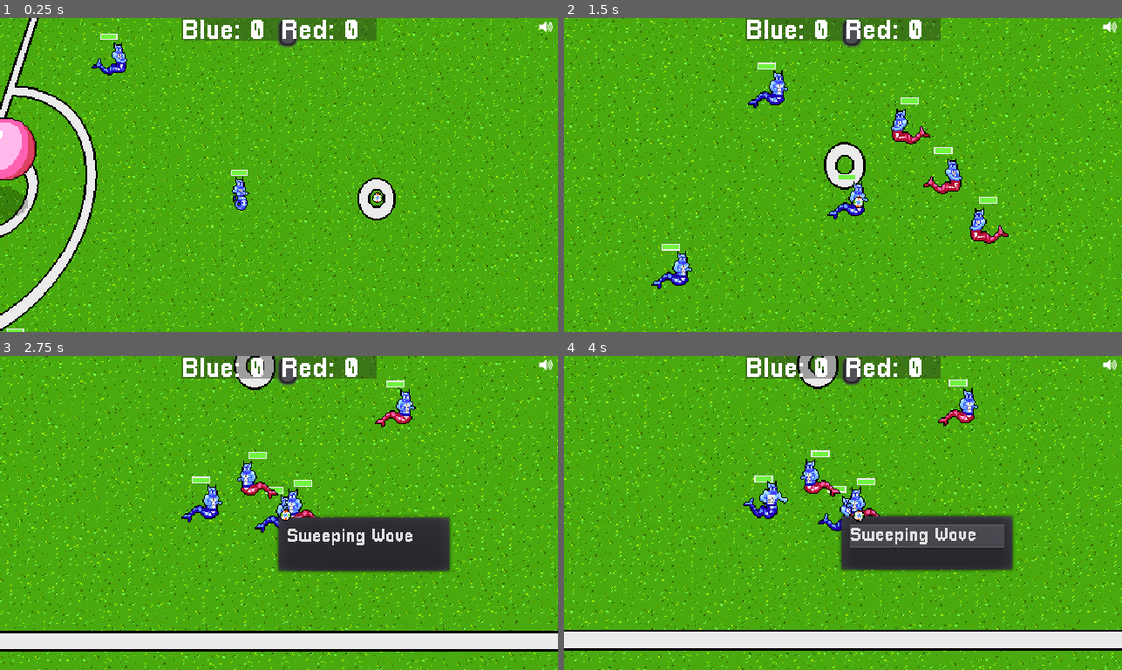
Above: before the commit, frames 1-4 (two rows, left to right).
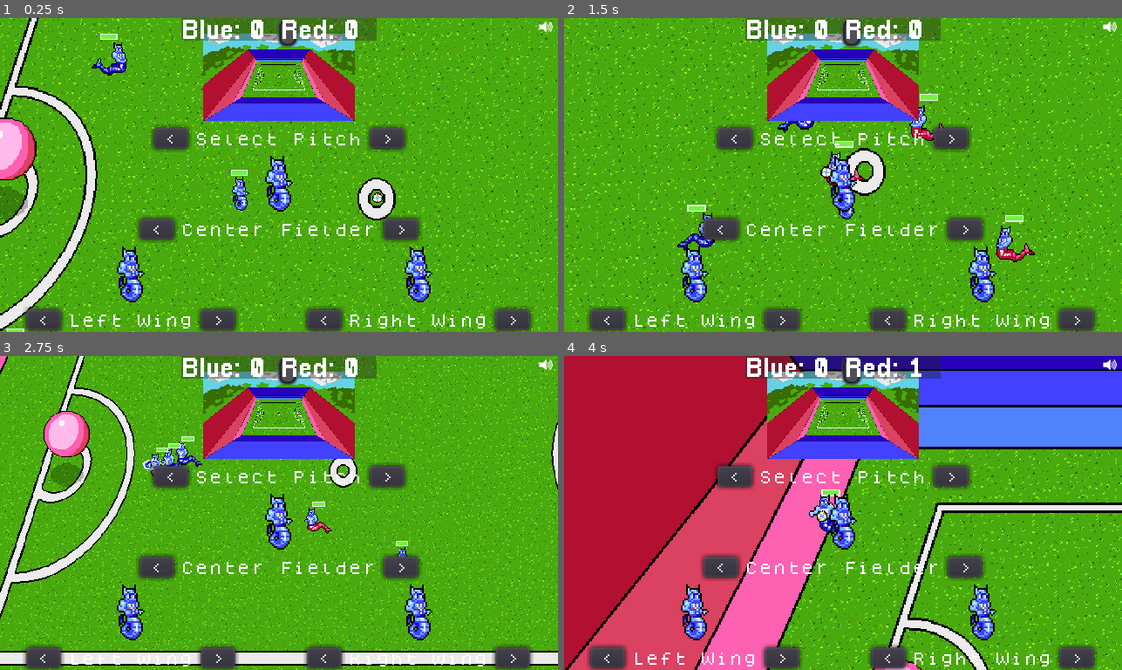
Above: after the commit, the same moments.

Repository: gamkedo-la/Elementaball
Game: Godot game, scene res://Node2D.tscn
Two runs of this game, one before a commit and one after it. Both use one fixed random seed, a clock stepped at 60 frames per second and the inputs below.
Inputs:
- Up to frame 1 (0.25 s): no input
- Up to frame 2 (1.5 s): hold Right (ui_right) 0.53-1.28 s; hold Down (ui_down) from 1.28 s (still down)
- Up to frame 3 (2.75 s): release Down (ui_down) at 2.03 s; hold Right (ui_right) from 2.03 s (still down)
- Up to frame 4 (4 s): release Right (ui_right) at 2.78 s; hold Up (ui_up) 2.78-3.53 s; hold Left (ui_left) from 3.53 s (still down)

The runs differ from the first frame. In frame 1, 13% of the frame differs, in the area x 4-96%, y 5-100%; in frame 2, 26%; in frame 3, 41%; in frame 4, 77%, in the area x 0-100%, y 0-100%.

Commit message:
More player select WIP

Diff:
--- a/Node2D.tscn
+++ b/Node2D.tscn
@@ -16,8 +16,235 @@
 [ext_resource path="res://ScoreBoard.gd" type="Script" id=14]
 [ext_resource path="res://Art/Sprites/Equipment/water_ball.png" type="Texture" id=15]
 [ext_resource path="res://BallEffects.gd" type="Script" id=16]
+[ext_resource path="res://UI/Player Select Menu/PlayerSelectMenu.tscn" type="PackedScene" id=17]
+[ext_resource path="res://Players/red_player_stats.tres" type="Resource" id=18]
 
 [sub_resource type="AnimationNodeStateMachinePlayback" id=1]
+
+[sub_resource type="Animation" id=19]
+resource_name = "Red Idle"
+loop = true
+tracks/0/type = "value"
+tracks/0/path = NodePath("ThingsToFlip/AnimatedSprite:animation")
+tracks/0/interp = 1
+tracks/0/loop_wrap = true
+tracks/0/imported = false
+tracks/0/enabled = true
+tracks/0/keys = {
+"times": PoolRealArray( 0 ),
+"transitions": PoolRealArray( 1 ),
+"update": 1,
+"values": [ "red idle" ]
+}
+tracks/1/type = "value"
+tracks/1/path = NodePath("ThingsToFlip/AnimatedSprite:frame")
+tracks/1/interp = 1
+tracks/1/loop_wrap = true
+tracks/1/imported = false
+tracks/1/enabled = true
+tracks/1/keys = {
+"times": PoolRealArray( 0 ),
+"transitions": PoolRealArray( 1 ),
+"update": 1,
+"values": [ 1 ]
+}
+
+[sub_resource type="Animation" id=20]
+resource_name = "Red Run"
+length = 0.4
+loop = true
+tracks/0/type = "value"
+tracks/0/path = NodePath("EnemyCollider:position")
+tracks/0/interp = 1
+tracks/0/loop_wrap = true
+tracks/0/imported = false
+tracks/0/enabled = true
+tracks/0/keys = {
+"times": PoolRealArray( 0, 0.1, 0.3, 0.4, 0.5, 0.6 ),
+"transitions": PoolRealArray( 1, 1, 1, 1, 1, 1 ),
+"update": 1,
+"values": [ Vector2( 6.27285, -1.25738 ), Vector2( 9.87112, -1.07499 ), Vector2( 10.118, -0.449659 ), Vector2( 9.8861, -0.596247 ), Vector2( 0.126343, 0.33773 ), Vector2( -0.161148, 0.0360641 ) ]
+}
+tracks/1/type = "value"
+tracks/1/path = NodePath("EnemyCollider:rotation_degrees")
+tracks/1/interp = 1
+tracks/1/loop_wrap = true
+tracks/1/imported = false
+tracks/1/enabled = true
+tracks/1/keys = {
+"times": PoolRealArray( 0, 0.1, 0.3, 0.4, 0.5 ),
+"transitions": PoolRealArray( 1, 1, 1, 1, 1 ),
+"update": 1,
+"values": [ 1.62307, 1.13498, 1.43747, 0.663645, 1.20974 ]
+}
+tracks/2/type = "value"
+tracks/2/path = NodePath("ThingsToFlip/AnimatedSprite:frame")
+tracks/2/interp = 1
+tracks/2/loop_wrap = true
+tracks/2/imported = false
+tracks/2/enabled = true
+tracks/2/keys = {
+"times": PoolRealArray( 0, 0.1, 0.2, 0.3 ),
+"transitions": PoolRealArray( 1, 1, 1, 1 ),
+"update": 1,
+"values": [ 0, 1, 2, 1 ]
+}
+tracks/3/type = "value"
+tracks/3/path = NodePath("ThingsToFlip/AnimatedSprite:animation")
+tracks/3/interp = 1
+tracks/3/loop_wrap = true
+tracks/3/imported = false
+tracks/3/enabled = true
+tracks/3/keys = {
+"times": PoolRealArray( 0 ),
+"transitions": PoolRealArray( 1 ),
+"update": 1,
+"values": [ "blue run" ]
+}
+tracks/4/type = "value"
+tracks/4/path = NodePath("ThingsToFlip/Position2D:position")
+tracks/4/interp = 1
+tracks/4/loop_wrap = true
+tracks/4/imported = false
+tracks/4/enabled = true
+tracks/4/keys = {
+"times": PoolRealArray( 0, 0.1, 0.2, 0.3 ),
+"transitions": PoolRealArray( 1, 1, 1, 1 ),
+"update": 1,
+"values": [ Vector2( 1.41581, -0.707909 ), Vector2( 8.9668, 1.41581 ), Vector2( 17.9336, 2.83163 ), Vector2( 8.49488, 0.23597 ) ]
+}
+
+[sub_resource type="Animation" id=21]
+resource_name = "Red Tackle"
+length = 0.6
+tracks/0/type = "value"
+tracks/0/path = NodePath(".:speed")
+tracks/0/interp = 1
+tracks/0/loop_wrap = true
+tracks/0/imported = false
+tracks/0/enabled = true
+tracks/0/keys = {
+"times": PoolRealArray( 0, 0.1, 0.6 ),
+"transitions": PoolRealArray( 1, 1, 1 ),
+"update": 1,
+"values": [ 150, 300, 150 ]
+}
+tracks/1/type = "method"
+tracks/1/path = NodePath(".")
+tracks/1/interp = 1
+tracks/1/loop_wrap = true
+tracks/1/imported = false
+tracks/1/enabled = true
+tracks/1/keys = {
+"times": PoolRealArray( 0, 0.1, 0.2, 0.3, 0.4, 0.5, 0.6 ),
+"transitions": PoolRealArray( 1, 1, 1, 1, 1, 1, 1 ),
+"values": [ {
+"args": [  ],
+"method": "check_steal"
+}, {
+"args": [  ],
+"method": "check_steal"
+}, {
+"args": [  ],
+"method": "check_steal"
+}, {
+"args": [  ],
+"method": "check_steal"
+}, {
+"args": [  ],
+"method": "check_steal"
+}, {
+"args": [  ],
+"method": "check_steal"
+}, {
+"args": [  ],
+"method": "tackle_ended"
+} ]
+}
+tracks/2/type = "value"
+tracks/2/path = NodePath("EnemyCollider:rotation_degrees")
+tracks/2/interp = 1
+tracks/2/loop_wrap = true
+tracks/2/imported = false
+tracks/2/enabled = true
+tracks/2/keys = {
+"times": PoolRealArray( 0, 0.1, 0.2, 0.3, 0.4, 0.5 ),
+"transitions": PoolRealArray( 1, 1, 1, 1, 1, 1 ),
+"update": 1,
+"values": [ 1.62307, -91.6483, 85.2222, 2.31795, 0.663645, 1.20974 ]
+}
+tracks/3/type = "value"
+tracks/3/path = NodePath("InterceptArea:position")
+tracks/3/interp = 1
+tracks/3/loop_wrap = true
+tracks/3/imported = false
+tracks/3/enabled = true
+tracks/3/keys = {
+"times": PoolRealArray( 0, 0.1, 0.2, 0.3, 0.4, 0.5, 0.6 ),
+"transitions": PoolRealArray( 1, 1, 1, 1, 1, 1, 1 ),
+"update": 0,
+"values": [ Vector2( 0, 0 ), Vector2( 0.891907, -0.817585 ), Vector2( -0.816132, 0.106384 ), Vector2( -0.155266, -0.0484543 ), Vector2( -0.540016, 0.162682 ), Vector2( 0.126373, -0.256859 ), Vector2( -0.161133, 0.0360718 ) ]
+}
+tracks/4/type = "value"
+tracks/4/path = NodePath("InterceptArea:rotation_degrees")
+tracks/4/interp = 1
+tracks/4/loop_wrap = true
+tracks/4/imported = false
+tracks/4/enabled = true
+tracks/4/keys = {
+"times": PoolRealArray( 0 ),
+"transitions": PoolRealArray( 1 ),
+"update": 0,
+"values": [ 0.0 ]
+}
+tracks/5/type = "value"
+tracks/5/path = NodePath(".:position")
+tracks/5/interp = 1
+tracks/5/loop_wrap = true
+tracks/5/imported = false
+tracks/5/enabled = true
+tracks/5/keys = {
+"times": PoolRealArray(  ),
+"transitions": PoolRealArray(  ),
+"update": 0,
+"values": [  ]
+}
+tracks/6/type = "value"
+tracks/6/path = NodePath("ThingsToFlip/AnimatedSprite:frame")
+tracks/6/interp = 1
+tracks/6/loop_wrap = true
+tracks/6/imported = false
+tracks/6/enabled = true
+tracks/6/keys = {
+"times": PoolRealArray( 0, 0.1, 0.2, 0.3, 0.4, 0.5 ),
+"transitions": PoolRealArray( 1, 1, 1, 1, 1, 1 ),
+"update": 0,
+"values": [ 0, 1, 2, 3, 4, 5 ]
+}
+tracks/7/type = "value"
+tracks/7/path = NodePath("ThingsToFlip/AnimatedSprite:animation")
+tracks/7/interp = 1
+tracks/7/loop_wrap = true
+tracks/7/imported = false
+tracks/7/enabled = true
+tracks/7/keys = {
+"times": PoolRealArray( 0 ),
+"transitions": PoolRealArray( 1 ),
+"update": 1,
+"values": [ "blue tackle" ]
+}
+tracks/8/type = "value"
+tracks/8/path = NodePath("EnemyCollider:position")
+tracks/8/interp = 1
+tracks/8/loop_wrap = true
+tracks/8/imported = false
+tracks/8/enabled = true
+tracks/8/keys = {
+"times": PoolRealArray( 0, 0.1, 0.3, 0.4 ),
+"transitions": PoolRealArray( 1, 1, 1, 1 ),
+"update": 0,
+"values": [ Vector2( 0.628354, 1.69188 ), Vector2( 0.313375, 9.88136 ), Vector2( 2.51823, 0.746936 ), Vector2( -0.316592, 0.116977 ) ]
+}
 
 [sub_resource type="AnimationNodeStateMachinePlayback" id=2]
 
@@ -107,10 +334,25 @@
 controlling = true
 inPossession = true
 fieldPosition = "PlayerCenter"
-starting_stats = ExtResource( 10 )
+starting_stats = ExtResource( 18 )
 
 [node name="AnimationTree" parent="Player" index="1"]
 parameters/playback = SubResource( 1 )
+
+[node name="AnimationPlayer" parent="Player" index="2"]
+"anims/Red Idle" = SubResource( 19 )
+"anims/Red Run" = SubResource( 20 )
+"anims/Red Tackle" = SubResource( 21 )
+
+[node name="EnemyCollider" parent="Player" index="3"]
+rotation = 0.0211139
+
+[node name="AnimatedSprite" parent="Player/ThingsToFlip" index="1"]
+animation = "red idle"
+frame = 1
+
+[node name="InterceptArea" parent="Player" index="5"]
+position = Vector2( -0.161133, 0.0360718 )
 
 [node name="Player2" parent="." groups=[
 "all_players",
@@ -156,7 +398,6 @@
 z_index = 3
 frames = SubResource( 8 )
 animation = "water ball"
-frame = 2
 playing = true
 script = ExtResource( 16 )
 
@@ -344,6 +585,8 @@
 
 [node name="CollisionPolygon2D" type="CollisionPolygon2D" parent="Boundary Line"]
 polygon = PoolVector2Array( -155.747, -130.053, 471.564, -130.719, 607.871, 298.694, -292.827, 299.585 )
+
+[node name="PlayerSelectMenu" parent="." instance=ExtResource( 17 )]
 
 [node name="GUICanvasLayer" type="CanvasLayer" parent="."]
 layer = 10
--- a/Players/AIPlayer.gd
+++ b/Players/AIPlayer.gd
@@ -61,6 +61,7 @@
 onready var ball = get_node("../Ball")
 
 func _ready():
+	aniMachine = $AnimationTree["parameters/playback"]
 	initialize_stats(starting_stats)
 	defenseZone = get_node("../" + fieldPosition)
 	SceneController.connect("inPossession", self, "set_possession")
@@ -68,8 +69,6 @@
 	SceneController.connect("tackling", self, "toggle_tackling")
 	SceneController.connect("blocking", self, "toggle_blocking")
 	SceneController.connect("outOfBounds", self, "out_of_bounds")
-	aniMachine = $AnimationTree["parameters/playback"]
-
 
 func initialize_stats(stats : StartingStats):
 	characterName = stats.characterName
@@ -100,6 +99,7 @@
 	runningAnim = characterName + " Run"
 	tackleAnim = characterName + " Tackle"
 	kickAnim = characterName + " Kick"
+	print(idleAnim)
 
 	get_node("Health Bar").update_healthbar(maxHP)
 
--- a/Players/Player.tscn
+++ b/Players/Player.tscn
@@ -13,6 +13,7 @@
 [ext_resource path="res://Art/Sprites/blue_run/blue_run3.png" type="Texture" id=11]
 [ext_resource path="res://Art/Sprites/blue_run/blue_run2.png" type="Texture" id=12]
 [ext_resource path="res://Players/BallInterceptArea.tscn" type="PackedScene" id=13]
+[ext_resource path="res://Art/Sprites/dragito_enemy_idle.png" type="Texture" id=14]
 
 [sub_resource type="AnimationNodeStateMachinePlayback" id=1]
 
@@ -251,6 +252,11 @@
 "name": "default",
 "speed": 5.0
 }, {
+"frames": [ ExtResource( 14 ), ExtResource( 14 ) ],
+"loop": true,
+"name": "red idle",
+"speed": 5.0
+}, {
 "frames": [ ExtResource( 10 ), ExtResource( 12 ), ExtResource( 11 ) ],
 "loop": true,
 "name": "blue run",
--- a/Players/StartingStats.gd
+++ b/Players/StartingStats.gd
@@ -3,8 +3,10 @@
 
 class_name StartingStats
 
+export var speciesName : String = "Species Name"
 export var characterName : String = "Name"
 export var type : String = "Type"
+export var sprite : Texture
 
 export var HP : int
 export var maxHP : int
--- a/Players/blue_player.tres
+++ /dev/null
@@ -1,15 +0,0 @@
-[gd_resource type="Resource" load_steps=3 format=2]
-
-[ext_resource path="res://Players/StartingStats.gd" type="Script" id=1]
-[ext_resource path="res://Players/blue_enemy_animation_states.tres" type="AnimationNodeStateMachinePlayback" id=2]
-
-[resource]
-script = ExtResource( 1 )
-characterName = "Name"
-type = "Blue"
-HP = 50
-maxHP = 100
-agility = 3
-power = 2
-speed = 150
-animStates = ExtResource( 2 )
--- a/Players/blue_player_stats.tres
+++ b/Players/blue_player_stats.tres
@@ -1,15 +1,18 @@
-[gd_resource type="Resource" load_steps=6 format=2]
+[gd_resource type="Resource" load_steps=7 format=2]
 
 [ext_resource path="res://Players/StartingStats.gd" type="Script" id=1]
 [ext_resource path="res://Abilities/Tackles/tail_swipe.tres" type="Resource" id=2]
 [ext_resource path="res://Abilities/Kicks/spray_throw.tres" type="Resource" id=3]
 [ext_resource path="res://Abilities/Tackles/branch_swipe.tres" type="Resource" id=4]
 [ext_resource path="res://Abilities/Blocks/sweeping_wave.tres" type="Resource" id=5]
+[ext_resource path="res://Art/Sprites/blue_idle.png" type="Texture" id=6]
 
 [resource]
 script = ExtResource( 1 )
+speciesName = "Blue Myrmid"
 characterName = "Blue"
 type = "Blue"
+sprite = ExtResource( 6 )
 HP = 50
 maxHP = 50
 agility = 3
--- a/Players/green_player_stats.tres
+++ b/Players/green_player_stats.tres
@@ -1,14 +1,17 @@
-[gd_resource type="Resource" load_steps=5 format=2]
+[gd_resource type="Resource" load_steps=6 format=2]
 
 [ext_resource path="res://Players/StartingStats.gd" type="Script" id=1]
 [ext_resource path="res://Abilities/Kicks/thorns_kick.tres" type="Resource" id=2]
 [ext_resource path="res://Abilities/Blocks/thorn_wall.tres" type="Resource" id=3]
 [ext_resource path="res://Abilities/Tackles/branch_swipe.tres" type="Resource" id=4]
+[ext_resource path="res://Art/Sprites/green_idle.png" type="Texture" id=5]
 
 [resource]
 script = ExtResource( 1 )
+speciesName = "Green Twigs"
 characterName = "Green"
 type = "Green"
+sprite = ExtResource( 5 )
 HP = 60
 maxHP = 60
 agility = 2
--- a/Players/red_player_stats.tres
+++ b/Players/red_player_stats.tres
@@ -1,14 +1,17 @@
-[gd_resource type="Resource" load_steps=5 format=2]
+[gd_resource type="Resource" load_steps=6 format=2]
 
 [ext_resource path="res://Players/StartingStats.gd" type="Script" id=1]
 [ext_resource path="res://Abilities/Blocks/wall_of_flames.tres" type="Resource" id=2]
 [ext_resource path="res://Abilities/Kicks/flame_kick.tres" type="Resource" id=3]
 [ext_resource path="res://Abilities/Tackles/flame_tackle.tres" type="Resource" id=4]
+[ext_resource path="res://Art/Sprites/dragito_enemy_idle.png" type="Texture" id=5]
 
 [resource]
 script = ExtResource( 1 )
+speciesName = "Red Dragito"
 characterName = "Red"
 type = "Red"
+sprite = ExtResource( 5 )
 HP = 50
 maxHP = 50
 agility = 2
--- /dev/null
+++ b/UI/Player Select Menu/PlayerSelectMenu.gd
@@ -0,0 +1,21 @@
+extends Control
+
+export(Array, Resource) var selectablePlayers
+
+var pitchIndex = 0
+var centerIndex = 0
+var leftIndex = 0
+var rightIndex = 0
+
+onready var centerSprite = get_node("CanvasLayer/SelectionMenuContainer/PlayersContainer/CenterFieldSprite")
+onready var centerText = get_node("CanvasLayer/SelectionMenuContainer/PlayersContainer/CenterFieldSelect/Label")
+onready var centerPlayer = get_node("../Player")
+
+func _on_CenterFieldSelect_change(direction):
+	centerIndex += direction
+	if centerIndex > 2:
+		centerIndex = 0
+	centerSprite.texture = selectablePlayers[centerIndex].sprite
+	centerText.text = selectablePlayers[centerIndex].speciesName
+	centerPlayer.starting_stats = selectablePlayers[centerIndex]
+	centerPlayer.initialize_stats(centerPlayer.starting_stats)
--- a/UI/Player Select Menu/PlayerSelectMenu.tscn
+++ b/UI/Player Select Menu/PlayerSelectMenu.tscn
@@ -1,18 +1,24 @@
-[gd_scene load_steps=5 format=2]
+[gd_scene load_steps=9 format=2]
 
 [ext_resource path="res://Art/multicolor_pitch.png" type="Texture" id=1]
 [ext_resource path="res://UI/Buttons.tscn" type="PackedScene" id=2]
 [ext_resource path="res://Art/Sprites/blue_idle.png" type="Texture" id=3]
+[ext_resource path="res://UI/Player Select Menu/PlayerSelectMenu.gd" type="Script" id=4]
+[ext_resource path="res://Players/blue_player_stats.tres" type="Resource" id=5]
+[ext_resource path="res://Players/red_player_stats.tres" type="Resource" id=6]
+[ext_resource path="res://Players/green_player_stats.tres" type="Resource" id=7]
 
 [sub_resource type="Theme" id=1]
 
-[node name="Control" type="Control"]
+[node name="PlayerSelectMenu" type="Control"]
 margin_left = 112.0
 margin_right = 112.0
 margin_bottom = 32.0
+script = ExtResource( 4 )
 __meta__ = {
 "_edit_use_anchors_": false
 }
+selectablePlayers = [ ExtResource( 5 ), ExtResource( 6 ), ExtResource( 7 ) ]
 
 [node name="CanvasLayer" type="CanvasLayer" parent="."]
 
@@ -27,7 +33,7 @@
 }
 
 [node name="Top Margin" type="MarginContainer" parent="CanvasLayer/SelectionMenuContainer"]
-margin_right = 344.0
+margin_right = 320.0
 margin_bottom = 5.0
 rect_min_size = Vector2( 0, 5 )
 __meta__ = {
@@ -36,7 +42,7 @@
 
 [node name="FieldImage" type="TextureRect" parent="CanvasLayer/SelectionMenuContainer"]
 margin_top = 9.0
-margin_right = 344.0
+margin_right = 320.0
 margin_bottom = 59.0
 rect_min_size = Vector2( 100, 50 )
 theme = SubResource( 1 )
@@ -45,19 +51,19 @@
 stretch_mode = 6
 
 [node name="PitchSelect" parent="CanvasLayer/SelectionMenuContainer" instance=ExtResource( 2 )]
-margin_left = 128.0
+margin_left = 116.0
 margin_top = 63.0
-margin_right = 216.0
+margin_right = 204.0
 margin_bottom = 75.0
 buttonName = "Select Pitch"
 
 [node name="PlayersContainer" type="VBoxContainer" parent="CanvasLayer/SelectionMenuContainer"]
 margin_top = 79.0
-margin_right = 344.0
+margin_right = 320.0
 margin_bottom = 179.0
 
 [node name="CenterFieldSprite" type="TextureRect" parent="CanvasLayer/SelectionMenuContainer/PlayersContainer"]
-margin_right = 344.0
+margin_right = 320.0
 margin_bottom = 32.0
 rect_min_size = Vector2( 0, 32 )
 texture = ExtResource( 3 )
@@ -65,21 +71,21 @@
 stretch_mode = 6
 
 [node name="CenterFieldSelect" parent="CanvasLayer/SelectionMenuContainer/PlayersContainer" instance=ExtResource( 2 )]
-margin_left = 128.0
+margin_left = 116.0
 margin_top = 36.0
-margin_right = 216.0
+margin_right = 204.0
 margin_bottom = 48.0
 buttonName = "Center Fielder"
 
 [node name="VBoxContainer" type="HBoxContainer" parent="CanvasLayer/SelectionMenuContainer/PlayersContainer"]
 margin_top = 52.0
-margin_right = 344.0
+margin_right = 320.0
 margin_bottom = 100.0
 alignment = 1
 
 [node name="LeftField" type="VBoxContainer" parent="CanvasLayer/SelectionMenuContainer/PlayersContainer/VBoxContainer"]
-margin_left = 27.0
-margin_right = 147.0
+margin_left = 15.0
+margin_right = 135.0
 margin_bottom = 48.0
 
 [node name="LeftFieldSprite" type="TextureRect" parent="CanvasLayer/SelectionMenuContainer/PlayersContainer/VBoxContainer/LeftField"]
@@ -97,7 +103,6 @@
 buttonName = "Left Wing"
 
 [node name="Label" parent="CanvasLayer/SelectionMenuContainer/PlayersContainer/VBoxContainer/LeftField/LeftFieldSelect" index="1"]
-margin_left = 24.0
 margin_right = 96.0
 text = "Left Wing"
 
@@ -106,14 +111,14 @@
 margin_right = 120.0
 
 [node name="Center Margin" type="MarginContainer" parent="CanvasLayer/SelectionMenuContainer/PlayersContainer/VBoxContainer"]
-margin_left = 151.0
-margin_right = 184.382
+margin_left = 139.0
+margin_right = 172.382
 margin_bottom = 48.0
 rect_min_size = Vector2( 33.382, 0 )
 
 [node name="RightField" type="VBoxContainer" parent="CanvasLayer/SelectionMenuContainer/PlayersContainer/VBoxContainer"]
-margin_left = 188.0
-margin_right = 316.0
+margin_left = 176.0
+margin_right = 304.0
 margin_bottom = 48.0
 
 [node name="RightFieldSprite" type="TextureRect" parent="CanvasLayer/SelectionMenuContainer/PlayersContainer/VBoxContainer/RightField"]
@@ -131,7 +136,6 @@
 buttonName = "Right Wing"
 
 [node name="Label" parent="CanvasLayer/SelectionMenuContainer/PlayersContainer/VBoxContainer/RightField/RightFieldSelect" index="1"]
-margin_left = 24.0
 margin_right = 104.0
 text = "Right Wing"
 
@@ -139,5 +143,8 @@
 margin_left = 108.0
 margin_right = 128.0
 
+[connection signal="change" from="CanvasLayer/SelectionMenuContainer/PlayersContainer/CenterFieldSelect" to="." method="_on_CenterFieldSelect_change"]
+
+[editable path="CanvasLayer/SelectionMenuContainer/PlayersContainer/CenterFieldSelect"]
 [editable path="CanvasLayer/SelectionMenuContainer/PlayersContainer/VBoxContainer/LeftField/LeftFieldSelect"]
 [editable path="CanvasLayer/SelectionMenuContainer/PlayersContainer/VBoxContainer/RightField/RightFieldSelect"]
Not shown: 1 places in Node2D.tscn that only renumber resources
Not shown: 4 places in Players/Player.tscn that only renumber resources
